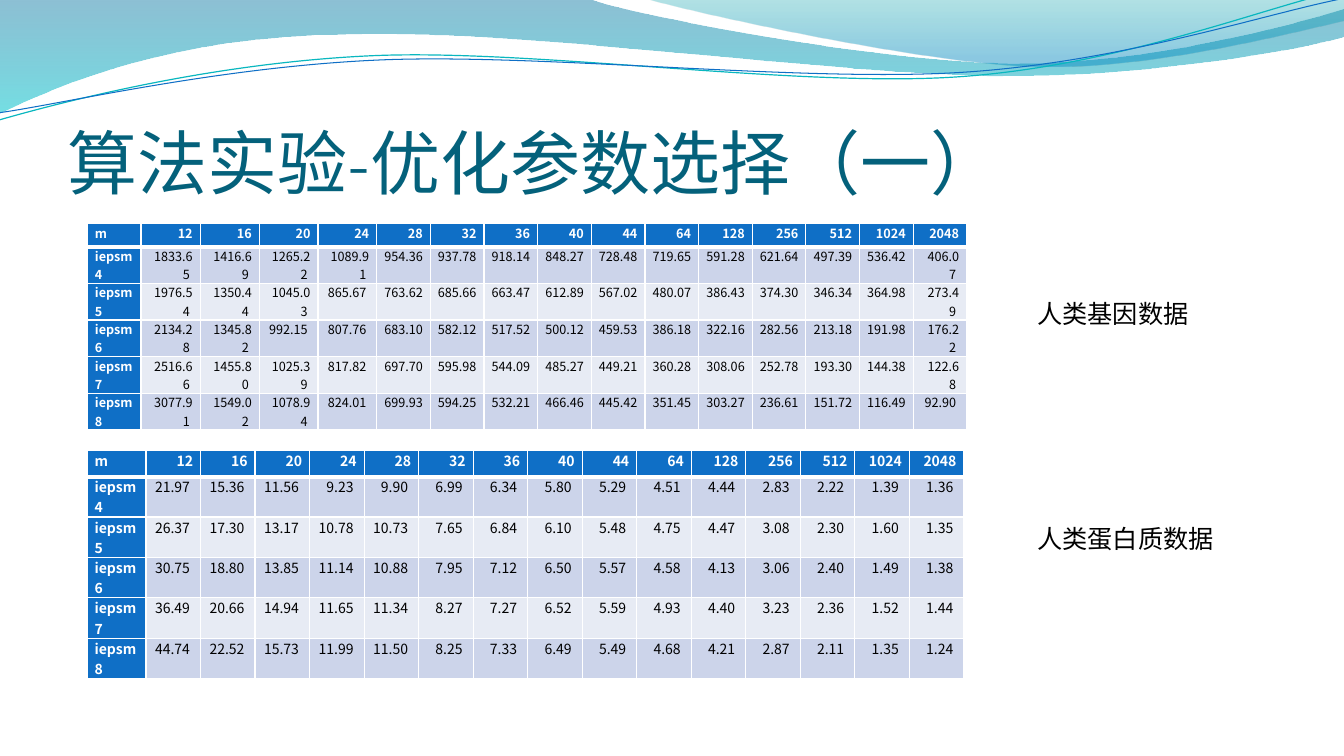
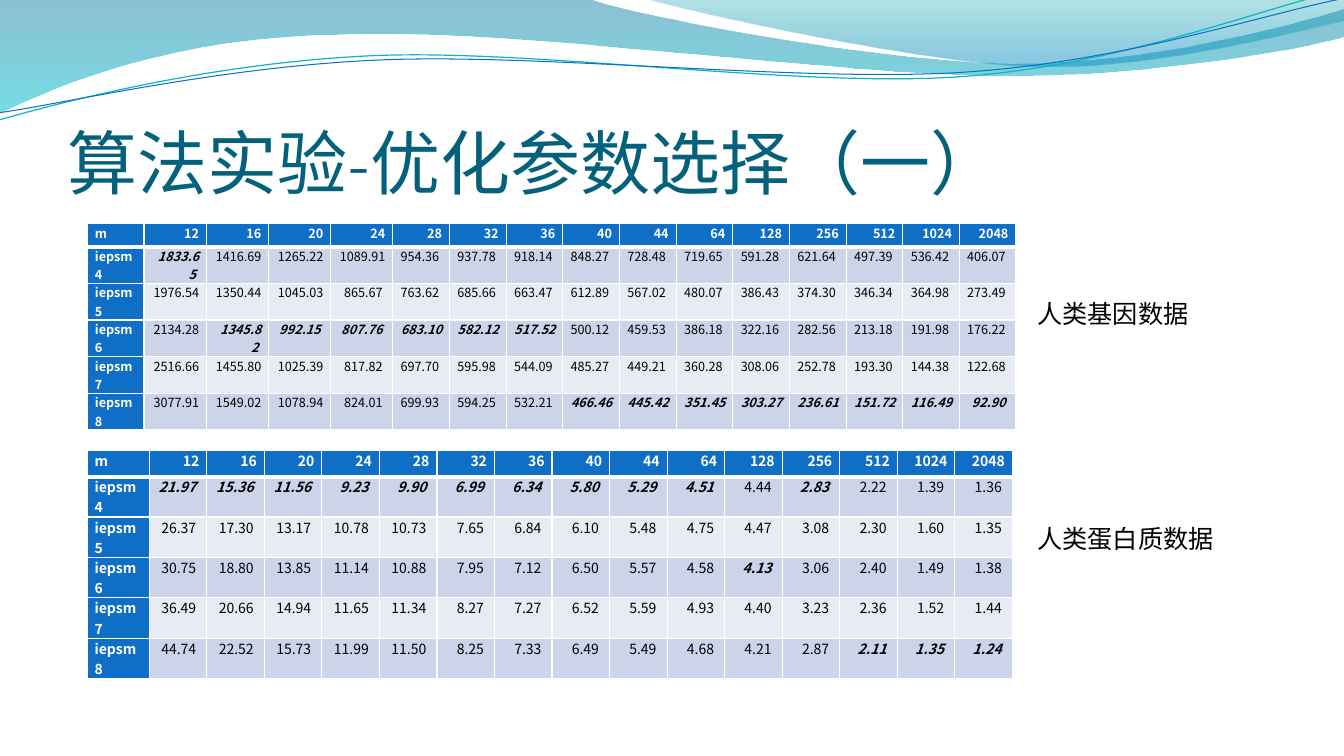
Before and after one commit to SouHo/Documents, a slide deck: slide 13 of 毕设/串匹配答辩.pptx (slide 14 before the commit). Drawn at 1344x756 pixels with LibreOffice and Linux fonts; fonts in the diff are those of the drawing; background and template pictures are left out. Boxes give left, top, right and bottom in pixels: in the first picture for what was removed or moved away, otherwise in the second. Text is boxed around its words. In the diff, an @@ line names an element or a change of style, - is before the commit and + after.

```diff
--- a/毕设/串匹配答辩.pptx
+++ b/毕设/串匹配答辩.pptx
@@ table at (88, 224, 1013, 537) @@
@@ bold on, italic on in "1833.65", "1345.82", "992.15", "807.76" and 11 more places @@
@@ table: place and size @@
-table at (88, 224, 965, 658)
+table at (88, 224, 1013, 537)
@@ table at (87, 451, 1011, 678) @@
@@ bold on, italic on in "21.97", "15.36", "11.56", "9.23" and 11 more places @@
@@ table: place and size @@
-table at (87, 451, 962, 678)
+table at (87, 451, 1011, 678)
```
Also in this commit, not shown: 3 other slides changed, 1 slide removed, 8 other files.
